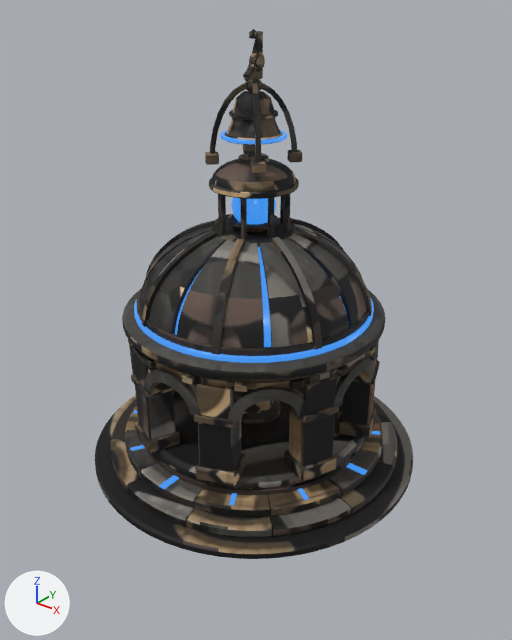
Renders of the glTF model games/vale/art/out/units/hourbell_serenade.glb from each side of a commit.
Rendered twice from a 50 mm lens placed at (8.78, -10.9, 10.12), pointed at (0.31, -0.31, 3.55). Arrows for +X, +Y and +Z are at lower left; the lights stay in place. The older version comes first. Where no turn or scale is listed for an object, it has been applied to the vertices.

Before the edit, the objects in view are built like this:
```python
me_hourbell_serenade_body = bpy.data.meshes.new('hourbell_serenade_body')
me_hourbell_serenade_body.from_pydata(...)  # 8098 vertices, 13692 faces; spans x -3.72..3.72, y -3.72..3.72, z -4.62..4.62
me_hourbell_serenade_body.materials.append(mat_hourbell_serenade_stone)  # picture img_hourbell_serenade_base
me_hourbell_serenade_core = bpy.data.meshes.new('hourbell_serenade_core')
me_hourbell_serenade_core.from_pydata(...)  # a UV sphere (18 segments, 8 rings, poles along z) spanning x -0.46..0.46, y -0.453..0.453, z -0.46..0.46
me_hourbell_serenade_core.materials.append(mat_accent)  # dark blue #38424c, glowing blue #388de7
me_hourbell_serenade_glow = bpy.data.meshes.new('hourbell_serenade_glow')
me_hourbell_serenade_glow.from_pydata(...)  # 1290 vertices, 2520 faces; spans x -3.02..3.02, y -3.02..3.02, z -3.53..3.53
me_hourbell_serenade_glow.materials.append(mat_accent)  # dark blue #38424c, glowing blue #388de7
ob_hourbell_serenade_body = bpy.data.objects.new('hourbell_serenade_body', me_hourbell_serenade_body)
ob_hourbell_serenade_body.location = (0.0, 0.0, 4.62)
ob_hourbell_serenade_core_001 = bpy.data.objects.new('hourbell_serenade_core.001', me_hourbell_serenade_core)
ob_hourbell_serenade_core_001.location = (0.0, 0.0, 5.93)
ob_hourbell_serenade_glow = bpy.data.objects.new('hourbell_serenade_glow', me_hourbell_serenade_glow)
ob_hourbell_serenade_glow.location = (0.0, 0.0, 4.17)
```
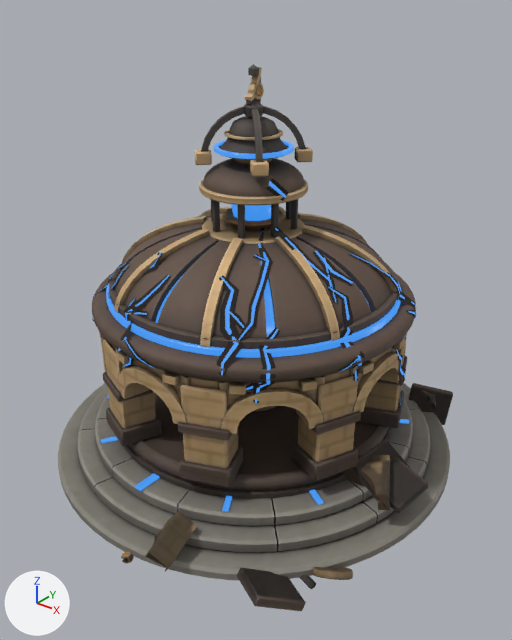
The newer file is also rescaled (x0.628), turned or shifted as a whole; pictures and numbers use the older file's frame.

Changed parts and their boxes (x1, y1, x2, y2) in the pictures (512 x 640 px):
'hourbell_serenade_body', deleted: before (95, 29, 413, 559)
'hourbell_serenade_upper.001', added (brown): after (92, 82, 416, 499)
'hourbell_serenade_base', added: after (58, 383, 450, 581)
'hourbell_serenade_ruin', added: after (121, 379, 453, 611)
'hourbell_serenade_dmg2', added: after (143, 177, 416, 411)
'hourbell_serenade_glow.001', added (mostly hidden): after (106, 140, 402, 358)
'hourbell_serenade_glow', deleted: before (130, 130, 380, 505)
'hourbell_serenade_dmg1', added: after (92, 227, 338, 369)
'hourbell_serenade_chip1', added: after (244, 64, 405, 350)
'hourbell_serenade_chip2', added: after (99, 149, 298, 395)
'hourbell_serenade_glow_base', added (mostly hidden): after (101, 395, 409, 512)

What changed in the scene script:
```text
Remove ob_hourbell_serenade_body:
    ob_hourbell_serenade_body = bpy.data.objects.new('hourbell_serenade_body', me_hourbell_serenade_body)
Remove ob_hourbell_serenade_glow:
    ob_hourbell_serenade_glow = bpy.data.objects.new('hourbell_serenade_glow', me_hourbell_serenade_glow)
Add ob_hourbell_serenade_upper_001:
    ob_hourbell_serenade_upper_001 = bpy.data.objects.new('hourbell_serenade_upper.001', me_hourbell_serenade_upper)  # 5857 vertices, 10170 faces; spans x -3.41..3.41, y -3.41..3.41, z -3.64..3.64; in mat_hourbell_serenade_stone (picture img_hourbell_serenade_base)
    ob_hourbell_serenade_upper_001.location = (0.0, 0.0, 4.67)
Add ob_hourbell_serenade_glow_001:
    ob_hourbell_serenade_glow_001 = bpy.data.objects.new('hourbell_serenade_glow.001', me_hourbell_serenade_glow_001)  # 1002 vertices, 1992 faces; spans x -3.1..3.1, y -3.1..3.1, z -2.67..2.67; in mat_accent (dark blue #38424c, glowing blue #388de7)
    ob_hourbell_serenade_glow_001.location = (0.0, 0.0, 4.87)
Add ob_hourbell_serenade_dmg2:
    ob_hourbell_serenade_dmg2 = bpy.data.objects.new('hourbell_serenade_dmg2', me_hourbell_serenade_dmg2)  # 408 vertices, 336 faces; spans x -3.26..3.26, y -3.14..3.14, z -2.8..2.8; in mat_hourbell_serenade_crack (black #1f1b18), mat_accent (dark blue #38424c, glowing blue #388de7)
    ob_hourbell_serenade_dmg2.location = (0.03, 0.13, 4.03)
Add ob_hourbell_serenade_dmg1:
    ob_hourbell_serenade_dmg1 = bpy.data.objects.new('hourbell_serenade_dmg1', me_hourbell_serenade_dmg1)  # 244 vertices, 196 faces; spans x -2.58..2.58, y -1.66..1.66, z -1.23..1.23; in mat_hourbell_serenade_crack (black #1f1b18), mat_accent (dark blue #38424c, glowing blue #388de7)
    ob_hourbell_serenade_dmg1.location = (0.0, -1.78, 4.52)
Add ob_hourbell_serenade_chip2:
    ob_hourbell_serenade_chip2 = bpy.data.objects.new('hourbell_serenade_chip2', me_hourbell_serenade_chip2)  # 285 vertices, 461 faces; spans x -2.62..2.62, y -3.05..3.05, z -1.79..1.79; in mat_hourbell_serenade_stone (picture img_hourbell_serenade_base)
    ob_hourbell_serenade_chip2.location = (-0.66, 0.22, 5.26)
Add ob_hourbell_serenade_chip1:
    ob_hourbell_serenade_chip1 = bpy.data.objects.new('hourbell_serenade_chip1', me_hourbell_serenade_chip1)  # 270 vertices, 439 faces; spans x -3.05..3.05, y -2.39..2.39, z -2.58..2.58; in mat_hourbell_serenade_stone (picture img_hourbell_serenade_base)
    ob_hourbell_serenade_chip1.location = (0.22, 0.44, 6.06)
Add ob_hourbell_serenade_ruin:
    ob_hourbell_serenade_ruin = bpy.data.objects.new('hourbell_serenade_ruin', me_hourbell_serenade_ruin)  # 1122 vertices, 2138 faces; spans x -4.28..4.28, y -4.8..4.8, z -1.14..1.14; in mat_hourbell_serenade_stone (picture img_hourbell_serenade_base), mat_hourbell_serenade_ruin_core (brown #5a4735)
    ob_hourbell_serenade_ruin.location = (0.25, 0.11, 1.29)
Add ob_hourbell_serenade_glow_base:
    ob_hourbell_serenade_glow_base = bpy.data.objects.new('hourbell_serenade_glow_base', me_hourbell_serenade_glow_base)  # 288 vertices, 528 faces; spans x -3.66..3.66, y -3.66..3.66, z -0.03..0.03; in mat_accent (dark blue #38424c, glowing blue #388de7)
    ob_hourbell_serenade_glow_base.location = (0.0, 0.0, 1.04)
Add ob_hourbell_serenade_base:
    ob_hourbell_serenade_base = bpy.data.objects.new('hourbell_serenade_base', me_hourbell_serenade_base)  # 1660 vertices, 2544 faces; spans x -4.5..4.5, y -4.5..4.5, z -0.41..0.41; in mat_hourbell_serenade_stone (picture img_hourbell_serenade_base)
    ob_hourbell_serenade_base.location = (0.0, 0.0, 0.64)
```
